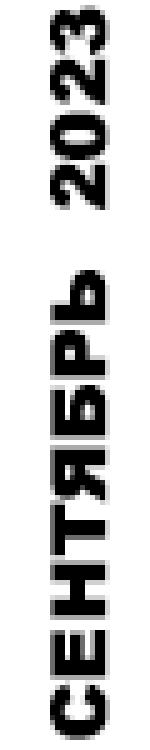
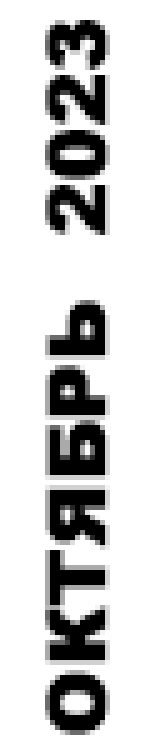
Comparing the layer stacks of the two 150x750 images. Changes:
renamed "СЕНТЯБРЬ 2023" to "ОКТЯБРЬ 2023", painted on it over 45, 5, 110, 740
